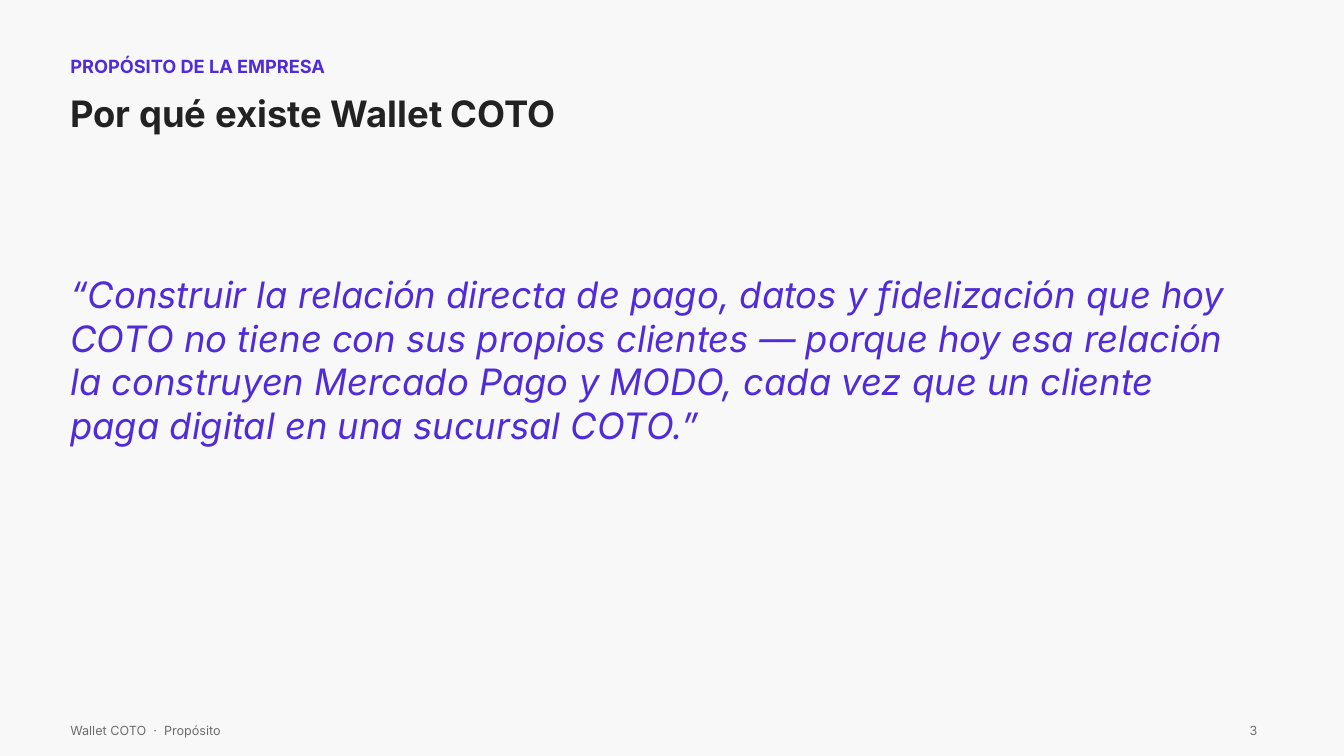
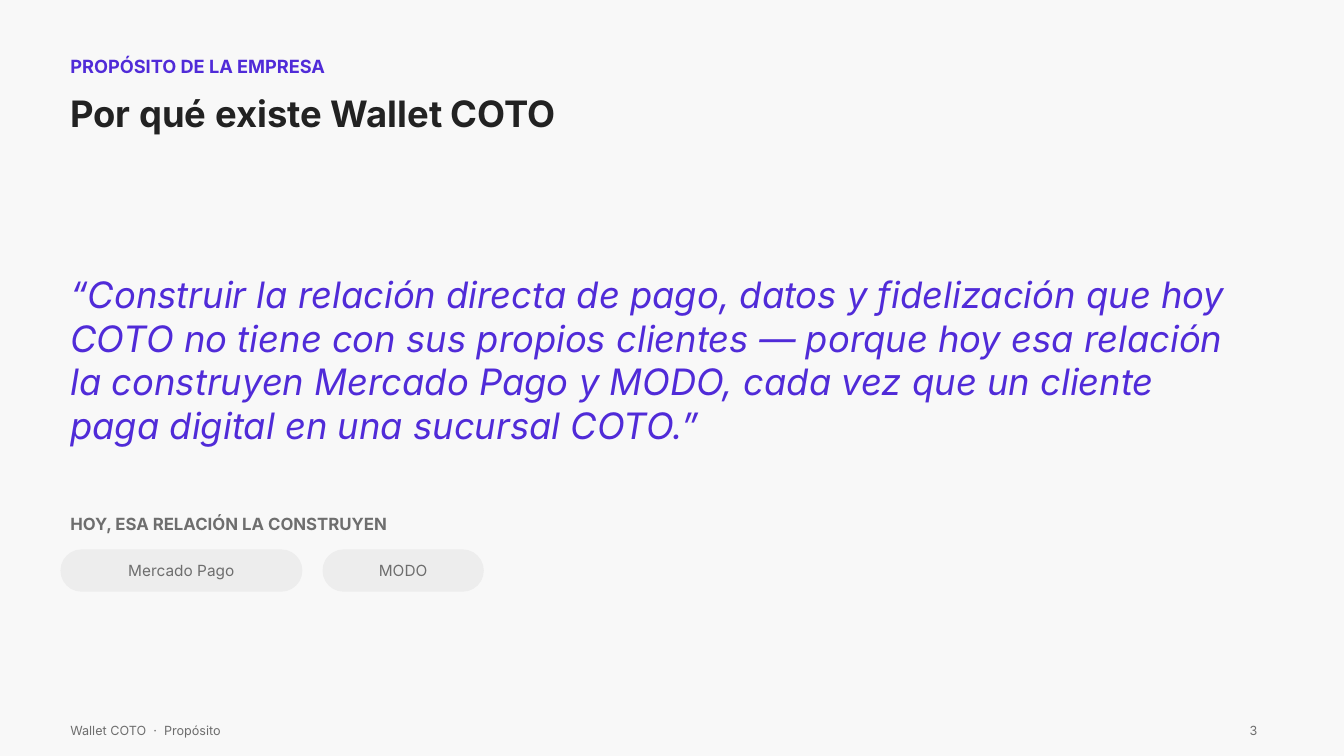
Before and after one commit to uffdg/udesa, a slide deck: slide 3 of materias/mt25-estrategias-negocios-internet/business-plan-coto/entregable/presentacion/business-plan-coto.pptx. Drawn at 1344x756 pixels with LibreOffice and Linux fonts; fonts in the diff are those of the drawing. Boxes give left, top, right and bottom in pixels: in the first picture for what was removed or moved away, otherwise in the second. Text is boxed around its words. In the diff, an @@ line names an element or a change of style, - is before the commit and + after.

```diff
--- a/materias/mt25-estrategias-negocios-internet/business-plan-coto/entregable/presentacion/business-plan-coto.pptx
+++ b/materias/mt25-estrategias-negocios-internet/business-plan-coto/entregable/presentacion/business-plan-coto.pptx
@@ text added at [70, 517, 387, 533], 12 pt, text #6E6E6E, bold @@
+HOY, ESA RELACIÓN LA CONSTRUYEN
@@ rounded rectangle added at [60, 549, 302, 592], fill #EDEDED, 11 pt, text #6E6E6E @@
+Mercado Pago
@@ rounded rectangle added at [323, 549, 484, 592], fill #EDEDED, 11 pt, text #6E6E6E @@
+MODO
```
Also in this commit, not shown: 7 other slides changed, 12 other files.
